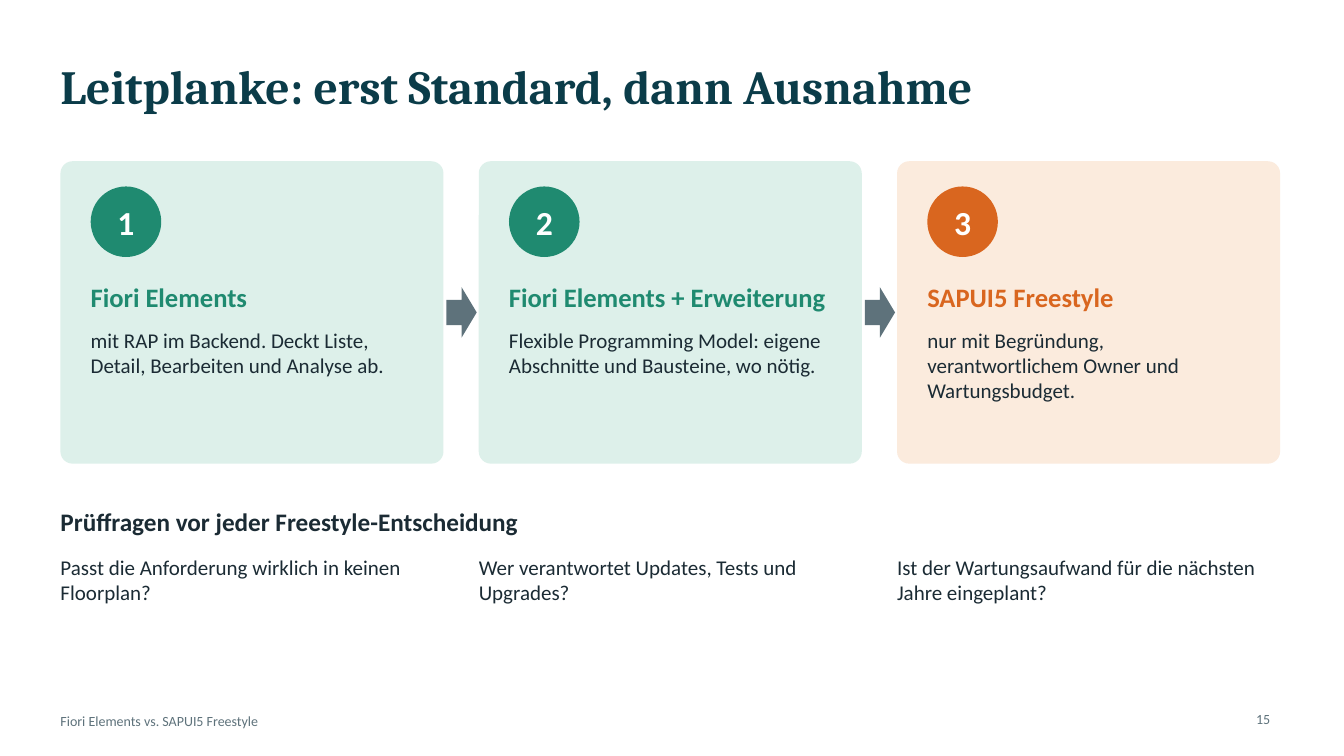
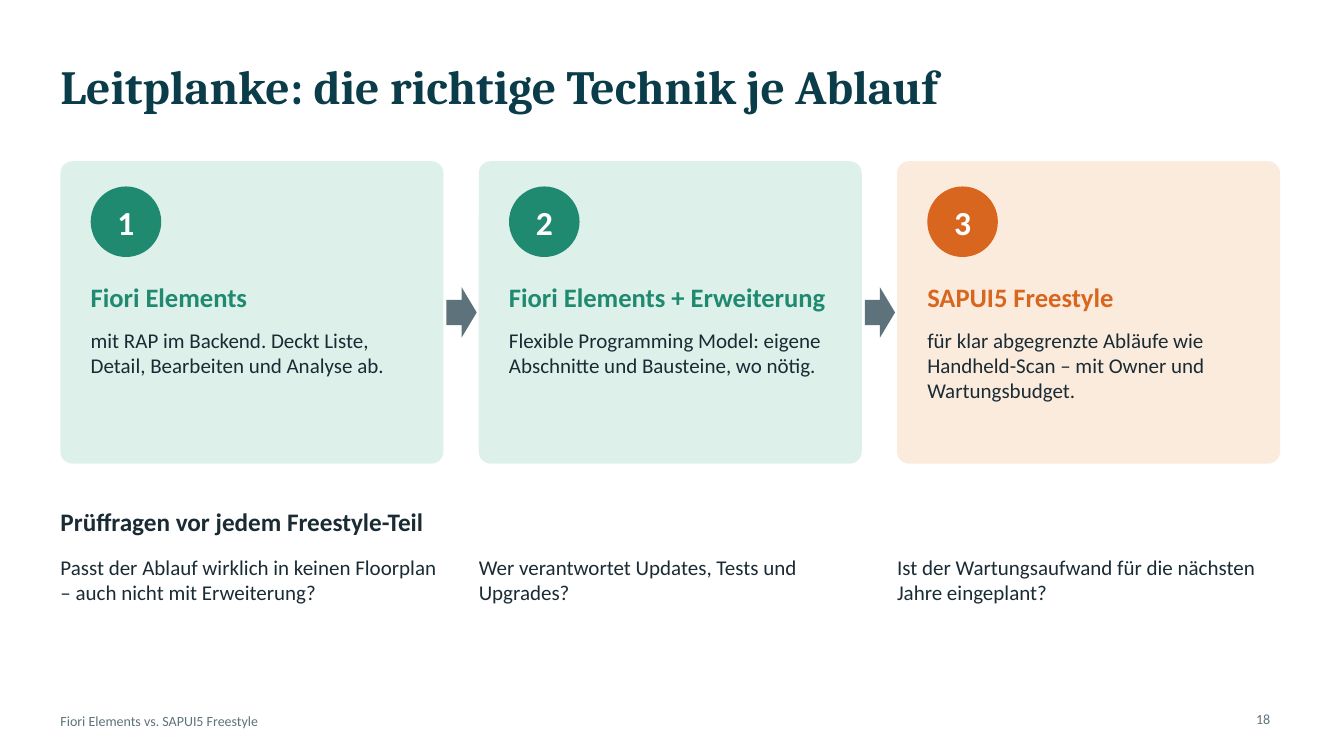
Before and after one commit to Fabs943/SAPUI5-DEMO, a slide deck: slide 18 of praesentation/Fiori_vs_Freestyle.pptx (slide 15 before the commit). Drawn at 1344x756 pixels with LibreOffice and Linux fonts; fonts in the diff are those of the drawing. Boxes give left, top, right and bottom in pixels: in the first picture for what was removed or moved away, otherwise in the second. Text is boxed around its words. In the diff, an @@ line names an element or a change of style, - is before the commit and + after.

```diff
--- a/praesentation/Fiori_vs_Freestyle.pptx
+++ b/praesentation/Fiori_vs_Freestyle.pptx
@@ title at <box>60,70,937,115</box>: text changed @@
-Leitplanke: erst Standard, dann Ausnahme
+Leitplanke: die richtige Technik je Ablauf
@@ text at <box>927,333,1204,402</box>: text changed @@
-nur mit Begründung, verantwortlichem Owner und Wartungsbudget.
+für klar abgegrenzte Abläufe wie Handheld-Scan – mit Owner und Wartungsbudget.
@@ text at <box>60,513,423,536</box>: text changed @@
-Prüffragen vor jeder Freestyle-Entscheidung
+Prüffragen vor jedem Freestyle-Teil
@@ text at <box>60,560,436,604</box>: text changed @@
-Passt die Anforderung wirklich in keinen Floorplan?
+Passt der Ablauf wirklich in keinen Floorplan – auch nicht mit Erweiterung?
@@ page number at <box>1256,714,1270,724</box>: text changed @@
-15
+18
```
Also in this commit, not shown: 6 other slides changed, 3 slides added.
